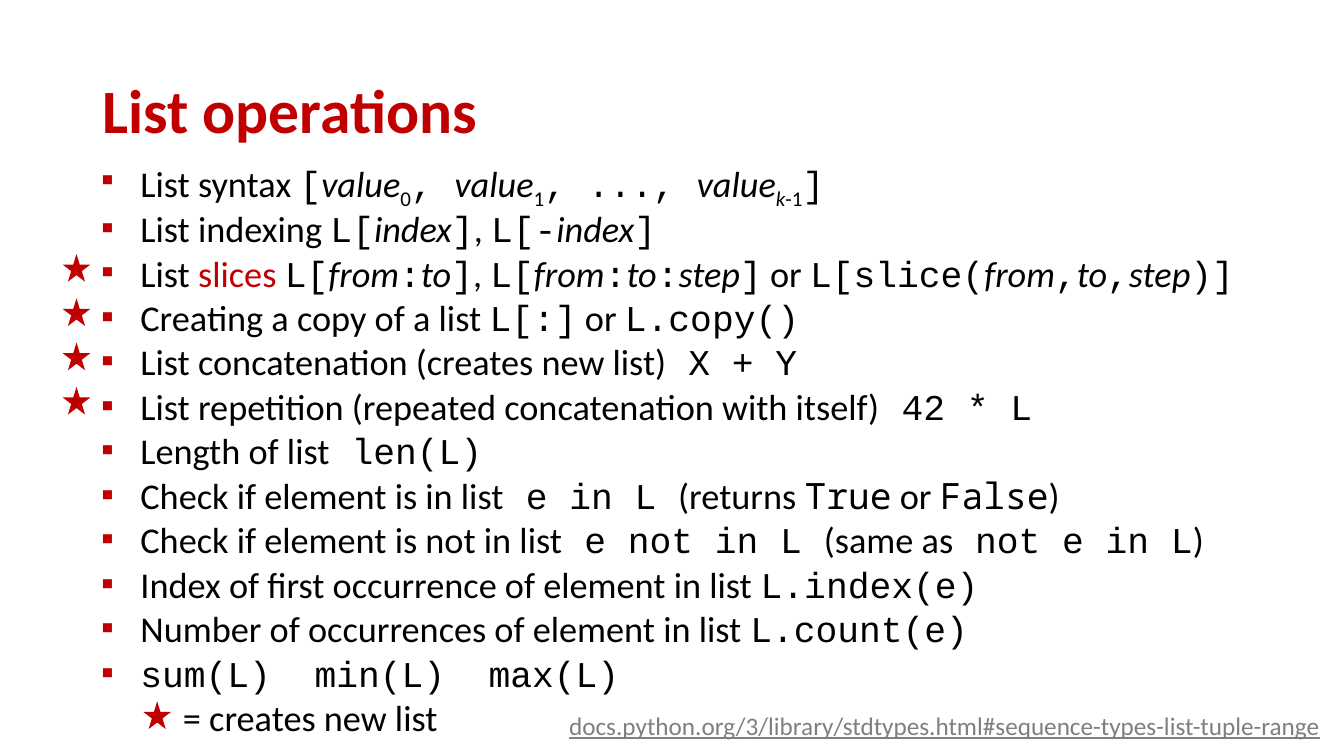
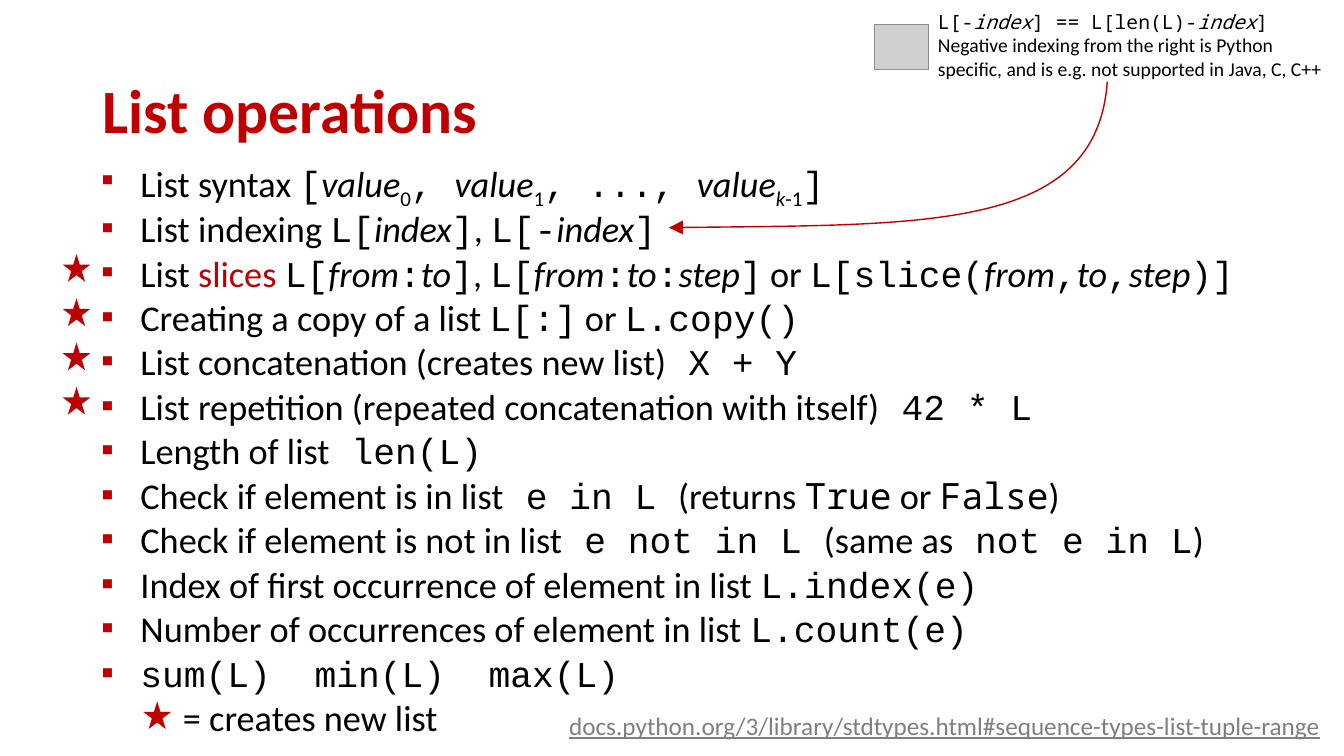
Before and after one commit to gsbrodal/gsbrodal.github.io, a slide deck: slide 2 of ipsa/slides/lists.pptx. Drawn at 1344x756 pixels with LibreOffice and Linux fonts; fonts in the diff are those of the drawing; grey boxes stand for pictures. Boxes give left, top, right and bottom in pixels: in the first picture for what was removed or moved away, otherwise in the second. Text is boxed around its words. In the diff, an @@ line names an element or a change of style, - is before the commit and + after.

Commit message:
all-slides.pdf lists.pdf lists.pptx operations.pdf operations.pptx

```diff
--- a/ipsa/slides/lists.pptx
+++ b/ipsa/slides/lists.pptx
@@ picture added at bbox=[875, 24, 929, 69] @@
@@ text added at bbox=[938, 14, 1321, 80], 14 pt, text #000000 @@
+L[-index] == L[len(L)-index]
+Negative indexing from the right is Python specific, and is e.g. not supported in Java, C, C++
@@ freeform shape added at bbox=[669, 82, 1108, 228], outline #C00000 1 pt @@
```
Also in this commit, not shown: 4 other files.
